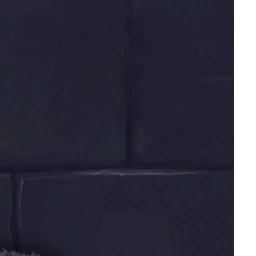
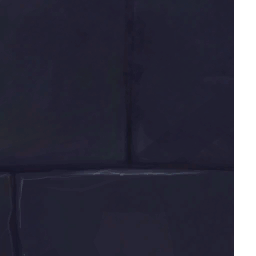
Two versions of the same layered image (w=256, h=256). Layer-by-layer changes:
painted on "Layer 1" over [0, 232, 77, 256]
